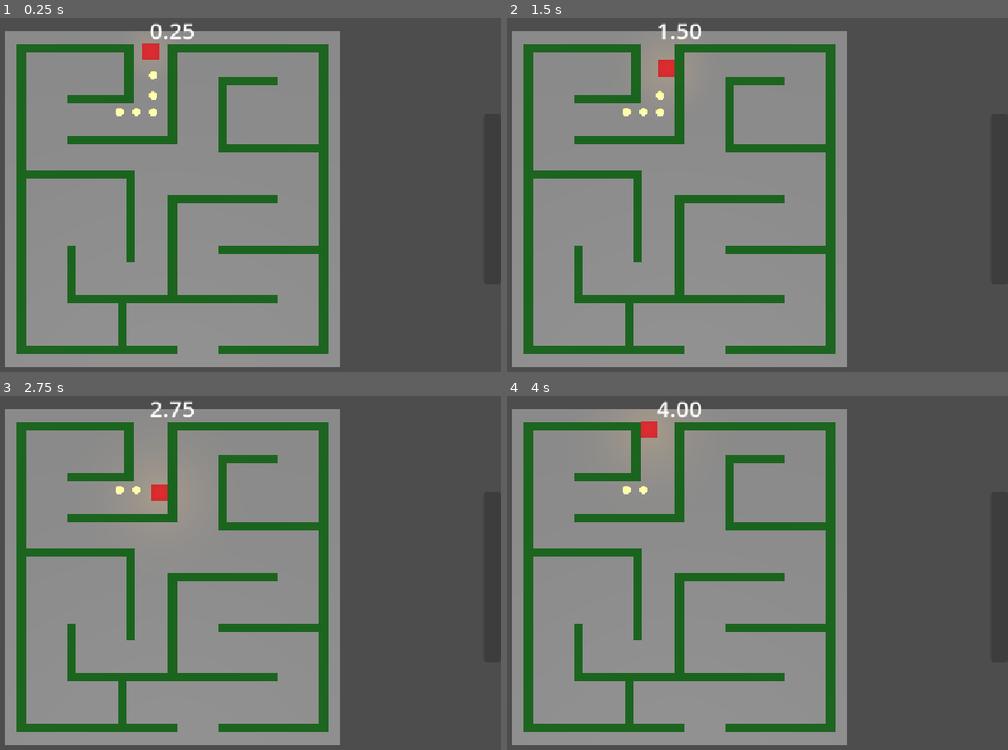
Above: before the commit, frames 1-4 (two rows, left to right).
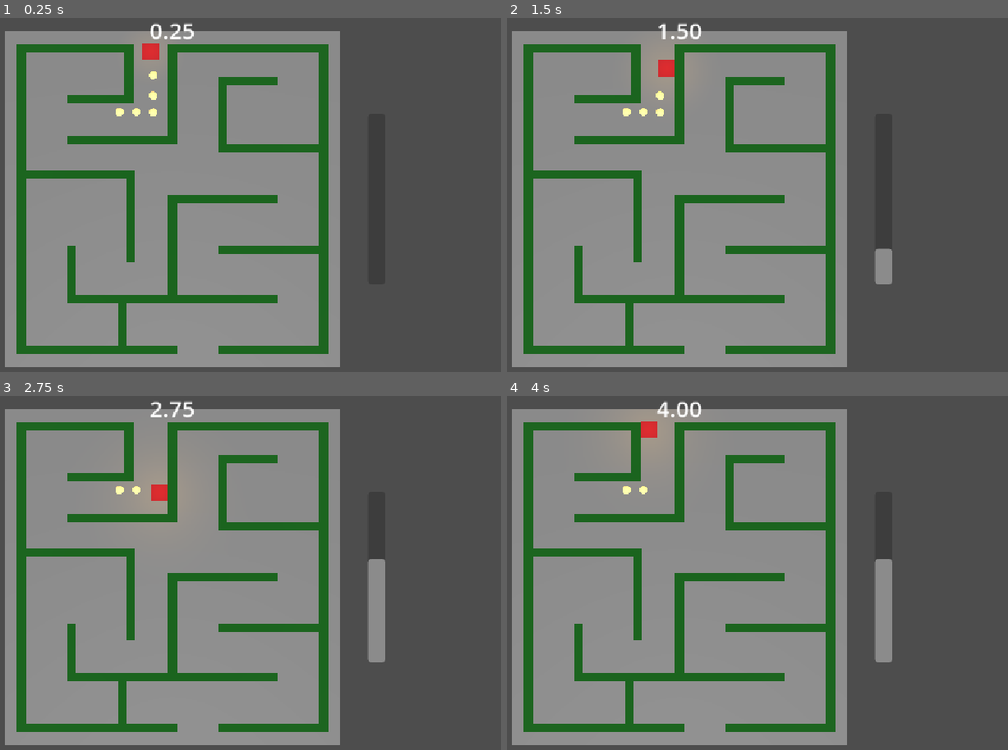
Above: after the commit, the same moments.

Repository: danijmoss/LightMaze
Game: Godot game, scene res://Scenes/main.tscn
Same seed, same stepped clock (60 frames per second), same inputs: the game is played once before the commit and once after it.
Inputs:
- Up to frame 1 (0.25 s): no input
- Up to frame 2 (1.5 s): hold Right (ui_right) 0.53-1.28 s; hold Down (ui_down) from 1.28 s (still down)
- Up to frame 3 (2.75 s): release Down (ui_down) at 2.03 s; hold Right (ui_right) from 2.03 s (still down)
- Up to frame 4 (4 s): release Right (ui_right) at 2.78 s; hold Up (ui_up) 2.78-3.53 s; hold Left (ui_left) from 3.53 s (still down)

The runs differ from the first frame. In frame 2, 0.4% of the frame differs, in the area x 73-77%, y 65-76%; in frame 3, 1.0%, in the area x 73-77%, y 46-76%; in frame 4, 1.0%.

Commit message:
Added glow gauge and adjusted placement

Diff:
--- a/Scenes/main.tscn
+++ b/Scenes/main.tscn
@@ -227,9 +227,9 @@
 anchors_preset = 5
 anchor_left = 0.5
 anchor_right = 0.5
-offset_left = -20.0
-offset_right = 20.0
-offset_bottom = 23.0
+offset_left = -40.0
+offset_right = 40.0
+offset_bottom = 55.0
 grow_horizontal = 2
 theme_override_font_sizes/font_size = 40
 text = "0.00"
@@ -287,16 +287,17 @@
 theme_override_font_sizes/font_size = 32
 text = "Best: --"
 
-[node name="ProgressBar" type="ProgressBar" parent="HUD" unique_id=1743882077]
+[node name="GlowGauge" type="ProgressBar" parent="HUD" unique_id=1743882077]
 custom_minimum_size = Vector2(30, 300)
 anchors_preset = 6
 anchor_left = 1.0
 anchor_top = 0.5
 anchor_right = 1.0
 anchor_bottom = 0.5
-offset_left = -4.0
-offset_top = -13.5
-offset_bottom = 13.5
+offset_left = -233.0
+offset_top = -150.0
+offset_right = -203.0
+offset_bottom = 150.0
 grow_horizontal = 0
 grow_vertical = 2
 max_value = 5.0
--- a/Scripts/main.gd
+++ b/Scripts/main.gd
@@ -15,6 +15,7 @@
 
 # Called when the node enters the scene tree for the first time.
 func _ready() -> void:
+	$Player.sparkles_collected.connect(_on_sparkles_collected)
 	update_best_label()
 
 
@@ -57,3 +58,6 @@
 
 func _on_no_button_pressed() -> void:
 	get_tree().quit()
+
+func _on_sparkles_collected(count):
+	$HUD/GlowGauge.value = count
--- a/Scripts/sparkle.gd
+++ b/Scripts/sparkle.gd
@@ -7,7 +7,7 @@
 
 
 # Called every frame. 'delta' is the elapsed time since the previous frame.
-func _process(delta: float) -> void:
+func _process(_delta: float) -> void:
 	pass
 
 
